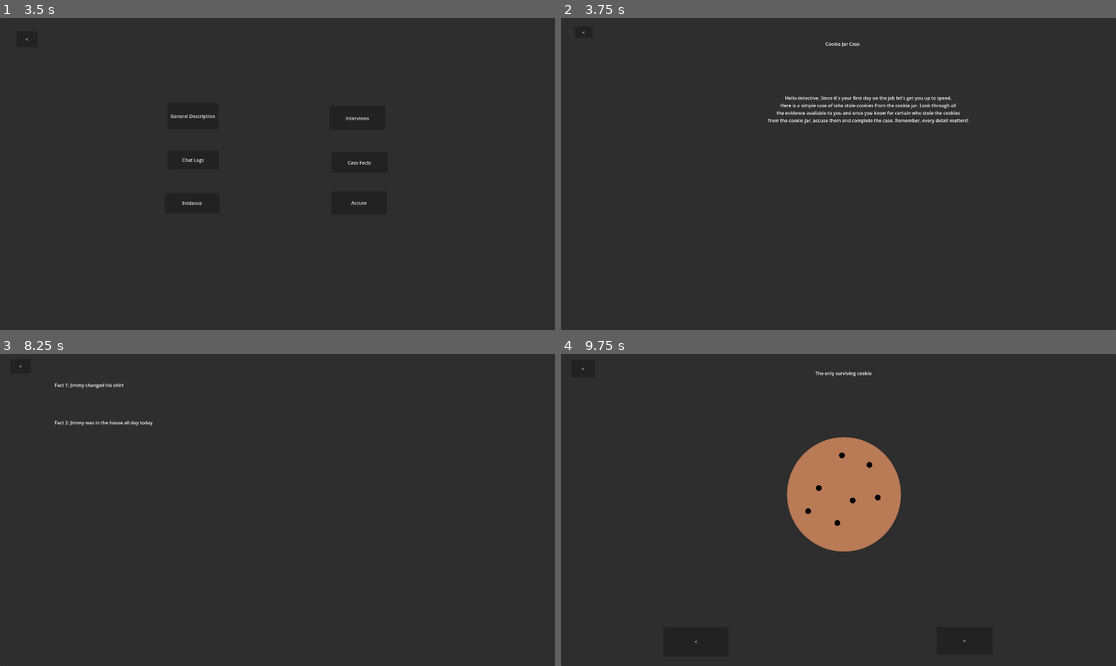
Above: before the commit, frames 1-4 (two rows, left to right).
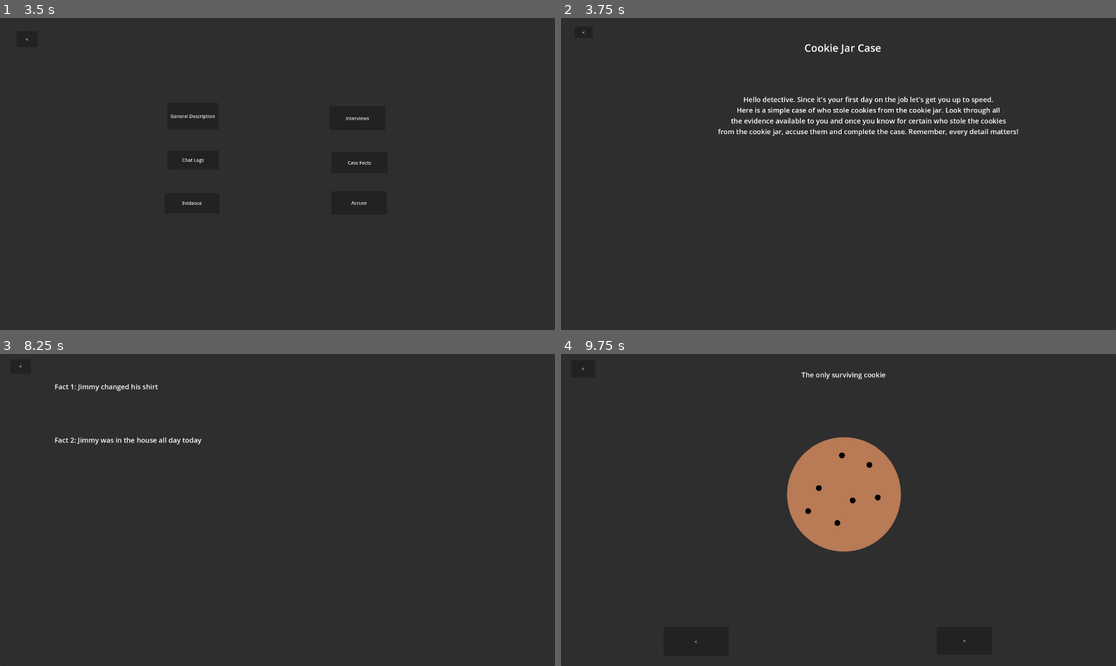
Above: after the commit, the same moments.

Repository: SeanKuehl/Clue-For-Your-Thoughts
Game: Godot game, scene res://MainScreenMenus/MainMenu.tscn
Two runs of this game, one before a commit and one after it. Both use one fixed random seed, a clock stepped at 60 frames per second and the inputs below. The engine's default icon, where the game draws it, is replaced by a stand-in: a white triangle on a blue panel in a dark square.
Inputs:
- Up to frame 1 (3.5 s): click "Play" at 0.5 s; click "<" at 1.25 s; click "Play" at 2 s; click "Cookie Jar Case" at 2.75 s
- Up to frame 2 (3.75 s): click "General Description" at 3.5 s
- Up to frame 3 (8.25 s): click "<" at 4.25 s; click "Interviews" at 5 s; click "<" at 5.75 s; click "Chat Logs" at 6.5 s; click "<" at 7.25 s; click "Case Facts" at 8 s
- Up to frame 4 (9.75 s): click "<" at 8.75 s; click "Evidence" at 9.5 s

Frame 1 is identical in both runs. In frame 2, 2.3% of the frame differs, in the area x 28-83%, y 7-38%; in frame 3, 0.6%; in frame 4, 0.2%.

Commit message:
made text size in menus larger

Diff:
--- a/GameMenus/CaseFactsScreen.tscn
+++ b/GameMenus/CaseFactsScreen.tscn
@@ -1,6 +1,9 @@
-[gd_scene load_steps=2 format=3 uid="uid://dxhlk7jaqg7vy"]
+[gd_scene load_steps=3 format=3 uid="uid://dxhlk7jaqg7vy"]
 
 [ext_resource type="Script" path="res://GameMenus/GameScripts/CaseFactsScreen.gd" id="1_4a7x2"]
+
+[sub_resource type="LabelSettings" id="LabelSettings_4hsyx"]
+font_size = 24
 
 [node name="CaseFactsScreen" type="Control"]
 layout_mode = 3
@@ -30,5 +33,6 @@
 offset_top = 96.0
 offset_right = 1796.0
 offset_bottom = 1029.0
+label_settings = SubResource("LabelSettings_4hsyx")
 
 [connection signal="pressed" from="BackButton" to="." method="_on_back_button_pressed"]
--- a/GameMenus/ChatLogScreen.tscn
+++ b/GameMenus/ChatLogScreen.tscn
@@ -1,6 +1,9 @@
-[gd_scene load_steps=2 format=3 uid="uid://lavvmm2up2ct"]
+[gd_scene load_steps=3 format=3 uid="uid://lavvmm2up2ct"]
 
 [ext_resource type="Script" path="res://GameMenus/GameScripts/ChatLogScreen.gd" id="1_dwtsq"]
+
+[sub_resource type="LabelSettings" id="LabelSettings_j472o"]
+font_size = 24
 
 [node name="ChatLogScreen" type="Control"]
 layout_mode = 3
@@ -34,5 +37,6 @@
 [node name="Label" type="Label" parent="ScrollContainer"]
 custom_minimum_size = Vector2(1000, 800)
 layout_mode = 2
+label_settings = SubResource("LabelSettings_j472o")
 
 [connection signal="pressed" from="BackButton" to="." method="_on_back_button_pressed"]
--- a/GameMenus/EvidenceScreen.tscn
+++ b/GameMenus/EvidenceScreen.tscn
@@ -1,7 +1,10 @@
-[gd_scene load_steps=3 format=3 uid="uid://dpsh3thxlsq7j"]
+[gd_scene load_steps=4 format=3 uid="uid://dpsh3thxlsq7j"]
 
 [ext_resource type="Script" path="res://GameMenus/GameScripts/EvidenceScreen.gd" id="1_cs5de"]
 [ext_resource type="Texture2D" uid="uid://5w5qtugexeuh" path="res://icon.svg" id="2_n73nl"]
+
+[sub_resource type="LabelSettings" id="LabelSettings_us7xr"]
+font_size = 24
 
 [node name="EvidenceScreen" type="Control"]
 layout_mode = 3
@@ -51,6 +54,7 @@
 offset_top = 55.0
 offset_right = 1502.0
 offset_bottom = 176.0
+label_settings = SubResource("LabelSettings_us7xr")
 horizontal_alignment = 1
 
 [connection signal="pressed" from="BackButton" to="." method="_on_back_button_pressed"]
--- a/GameMenus/GeneralDescriptionScreen.tscn
+++ b/GameMenus/GeneralDescriptionScreen.tscn
@@ -1,6 +1,12 @@
-[gd_scene load_steps=2 format=3 uid="uid://dp62xykpvnb07"]
+[gd_scene load_steps=4 format=3 uid="uid://dp62xykpvnb07"]
 
 [ext_resource type="Script" path="res://GameMenus/GameScripts/GeneralDescriptionScreen.gd" id="1_0tfxn"]
+
+[sub_resource type="LabelSettings" id="LabelSettings_86y5y"]
+font_size = 36
+
+[sub_resource type="LabelSettings" id="LabelSettings_vin24"]
+font_size = 24
 
 [node name="GeneralDescriptionScreen" type="Control"]
 layout_mode = 3
@@ -30,6 +36,7 @@
 offset_top = 78.0
 offset_right = 1362.0
 offset_bottom = 183.0
+label_settings = SubResource("LabelSettings_86y5y")
 horizontal_alignment = 1
 
 [node name="CaseDescription" type="Label" parent="."]
@@ -38,6 +45,7 @@
 offset_top = 265.0
 offset_right = 1774.0
 offset_bottom = 967.0
+label_settings = SubResource("LabelSettings_vin24")
 horizontal_alignment = 1
 autowrap_mode = 2
 
--- a/GameMenus/InterviewsScreen.tscn
+++ b/GameMenus/InterviewsScreen.tscn
@@ -1,6 +1,9 @@
-[gd_scene load_steps=2 format=3 uid="uid://dprac6v5nj62y"]
+[gd_scene load_steps=3 format=3 uid="uid://dprac6v5nj62y"]
 
 [ext_resource type="Script" path="res://GameMenus/GameScripts/InterviewsScreen.gd" id="1_b42r6"]
+
+[sub_resource type="LabelSettings" id="LabelSettings_ex3sg"]
+font_size = 24
 
 [node name="InterviewsScreen" type="Control"]
 layout_mode = 3
@@ -34,5 +37,6 @@
 [node name="Label" type="Label" parent="ScrollContainer"]
 custom_minimum_size = Vector2(1000, 800)
 layout_mode = 2
+label_settings = SubResource("LabelSettings_ex3sg")
 
 [connection signal="pressed" from="BackButton" to="." method="_on_back_button_pressed"]
Not shown, changed: CasesAndProjectRoadMap.txt
